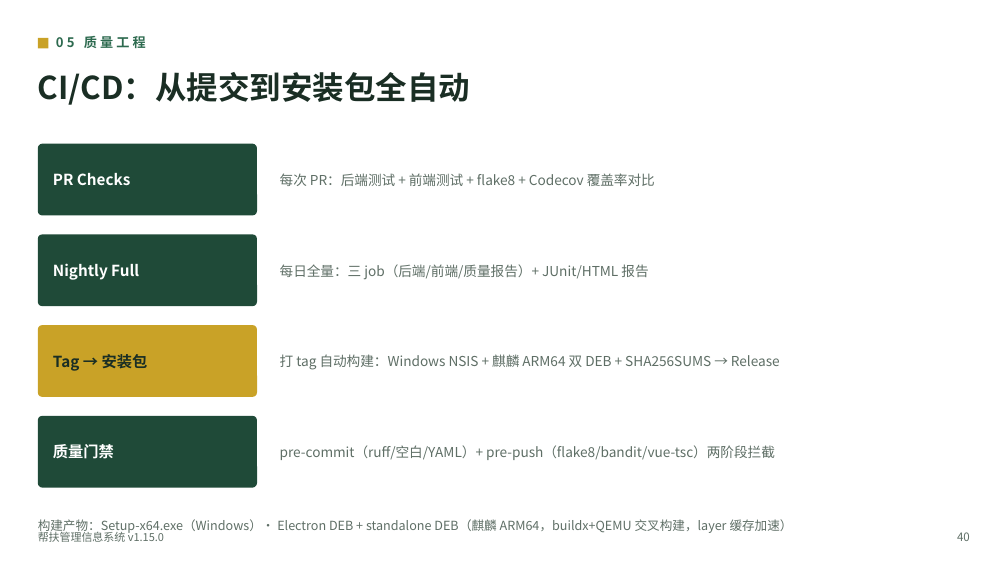
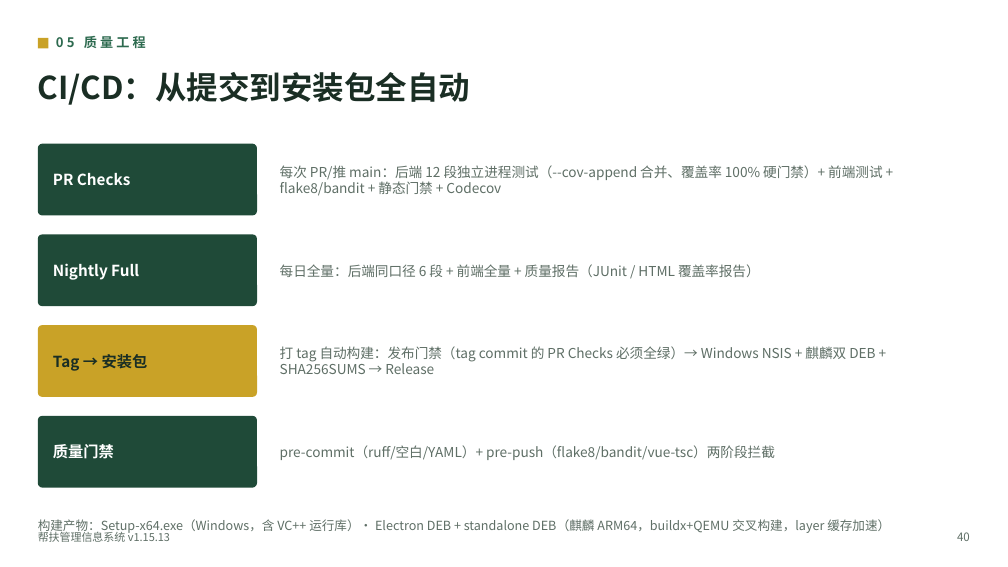
Before and after one commit to lzh745200/MRRS, a slide deck: slide 42 of docs/帮扶管理信息系统介绍.pptx. Drawn at 1008x567 pixels with LibreOffice and Linux fonts; fonts in the diff are those of the drawing. Boxes give left, top, right and bottom in pixels: in the first picture for what was removed or moved away, otherwise in the second. Text is boxed around its words. In the diff, an @@ line names an element or a change of style, - is before the commit and + after.

Commit message:
feat(release): v1.15.13 — R34 发布闭环：CI 红项修复 + R33 导航入口 + 文档/PPT 更新 + 冗余清理

```diff
--- a/docs/帮扶管理信息系统介绍.pptx
+++ b/docs/帮扶管理信息系统介绍.pptx
@@ text at (280,165,882,196): text changed @@
-每次 PR：后端测试 + 前端测试 + flake8 + Codecov 覆盖率对比
+每次 PR/推 main：后端 12 段独立进程测试（--cov-append 合并、覆盖率 100% 硬门禁）+ 前端测试 + flake8/bandit + 静态门禁 + Codecov
@@ text at (280,264,760,277): text changed @@
-每日全量：三 job（后端/前端/质量报告）+ JUnit/HTML 报告
+每日全量：后端同口径 6 段 + 前端全量 + 质量报告（JUnit / HTML 覆盖率报告）
@@ text at (280,346,875,374): text changed @@
-打 tag 自动构建：Windows NSIS + 麒麟 ARM64 双 DEB + SHA256SUMS → Release
+打 tag 自动构建：发布门禁（tag commit 的 PR Checks 必须全绿）→ Windows NSIS + 麒麟双 DEB + SHA256SUMS → Release
@@ text at (38,519,890,534): text changed @@
-构建产物：Setup-x64.exe（Windows）· Electron DEB + standalone DEB（麒麟 ARM64，buildx+QEMU 交叉构建，layer 缓存加速）
+构建产物：Setup-x64.exe（Windows，含 VC++ 运行库）· Electron DEB + standalone DEB（麒麟 ARM64，buildx+QEMU 交叉构建，layer 缓存加速）
@@ text at (38,529,170,542): text changed @@
-帮扶管理信息系统 v1.15.0
+帮扶管理信息系统 v1.15.13
```
Also in this commit, not shown: 42 other slides changed, 38 other files.
